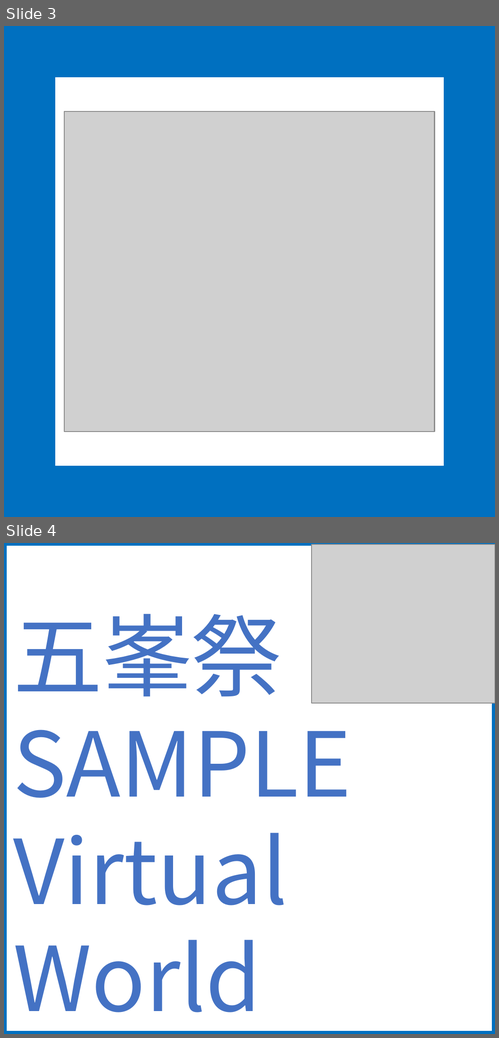
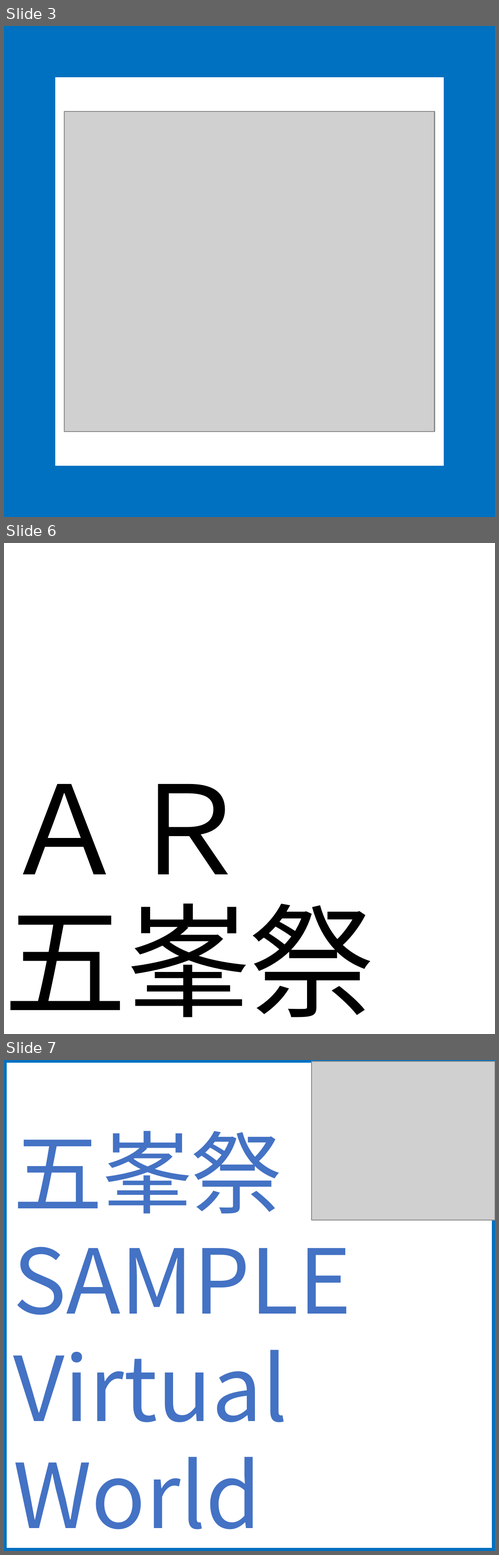
Before and after one commit to Zacky0922/Zacky0922.github.io, a slide deck: 資料/icon512.pptx. Shown one above the other, each under a label of ours: slides 3 and 4 before the commit, slides 3, 6 and 7 after it; the slides between them are not shown. The pictures are 499x1038 and 499x1555 pixels, drawn with LibreOffice and Linux fonts; fonts in the diff are those of the drawing; grey boxes stand for pictures; background and template pictures are left out. Boxes give left, top, right and bottom in pixels: in the first picture for what was removed or moved away, otherwise in the second. Text is boxed around its words. In the diff, an @@ line names an element or a change of style, - is before the commit and + after.

```diff
--- a/資料/icon512.pptx
+++ b/資料/icon512.pptx
@@ slide 6 added at [4,543,495,1034], background #FFFFFF @@
@@ text added at [4,784,373,1018], 96 pt, text #000000 @@
+ＡＲ
+五峯祭
@@ what was slide 4 is now slide 7 @@
```
Also in this commit, not shown: 2 other slides added, 33 other files.
